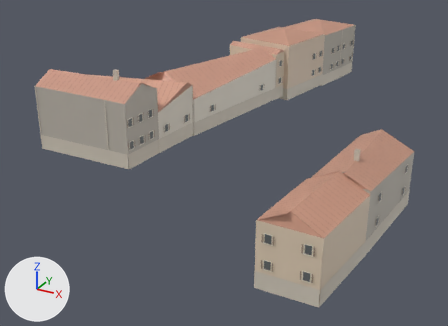
What one commit did to the glTF model public/village/pilot-houses.glb.
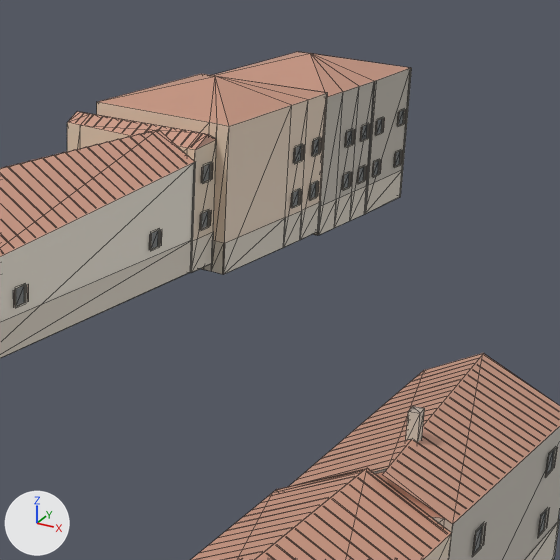
There are two pictures of each version: one whole from a camera (50 mm lens) standing at (3112.1, 3809.9, 108.2) and looking at (3069.6, 3887.1, 69.5), one close up on the part from 46% to 92% of the width and 0% to 63% of the height. The axes (+X, +Y, +Z) are drawn at lower left. The lights are the same throughout. The first two pictures are the older version. The close-ups show mesh edges as thin lines. Vertices at exactly the same position are counted once.

Objects in the first close-up: 'pueblo:pilot-houses:batched'.
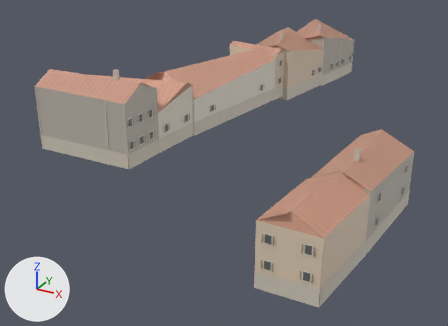
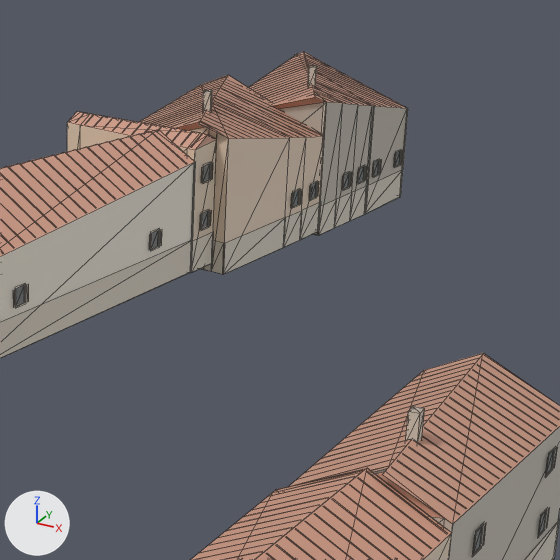
Commit message: feat(environment): correct pilot roofs from PNOA

Changed parts and their boxes (x1, y1, x2, y2) in the close-ups (560 x 560 px):
part 1 of me_pueblo_pilot_houses_batched___mesh, added: after (308, 65, 317, 86)
part 2 of me_pueblo_pilot_houses_batched___mesh, deleted: before (293, 108, 406, 164)
part 3 of me_pueblo_pilot_houses_batched___mesh, cut back: before (97, 52, 412, 274); after (139, 52, 408, 274)

The change, as a list of edits to the scene's bpy script:
```text
Change me_pueblo_pilot_houses_batched___mesh:
    used by ob_pueblo_pilot_houses_batched; location = (0.0, 0.0, 0.0)
    remove me_pueblo_pilot_houses_batched___mesh.from_pydata(...)  # 3202 vertices, 1867 faces; spans x 3051.7..3098.5, y 3857.5..3932.2, z 71.0..87.2
    add me_pueblo_pilot_houses_batched___mesh.from_pydata(...)  # 3353 vertices, 1945 faces; spans x 3051.7..3098.5, y 3857.5..3932.3, z 71.0..87.2
    me_pueblo_pilot_houses_batched___mesh part 1: the loose piece of 8 vertices spanning x 3062.4..3063.0, y 3870.7..3871.3, z 85.8..87.2 is copied, and the copy is turned -67.9 degrees about the z axis through its middle, then moved by (8.5, 50.5, -2.1); it spans x 3070.8..3071.5, y 3921.2..3921.9, z 83.7..85.1
    me_pueblo_pilot_houses_batched___mesh part 2: 32 loose pieces with 192 vertices, spanning x 3065.1..3075.5, y 3913.4..3929.7, z 80.0..81.5, are deleted
    me_pueblo_pilot_houses_batched___mesh part 3: 16 vertices moved from x 3063.7..3075.5, y 3917.8..3932.1, z 83.9 to x 3063.7..3075.5, y 3917.8..3932.1, z 80.9..83.8; 18 vertices removed from x 3061.5..3075.4, y 3905.8..3932.1, z 83.9..85.7; 353 vertices added at x 3061.5..3075.4, y 3905.2..3932.3, z 80.9..85.5
```
